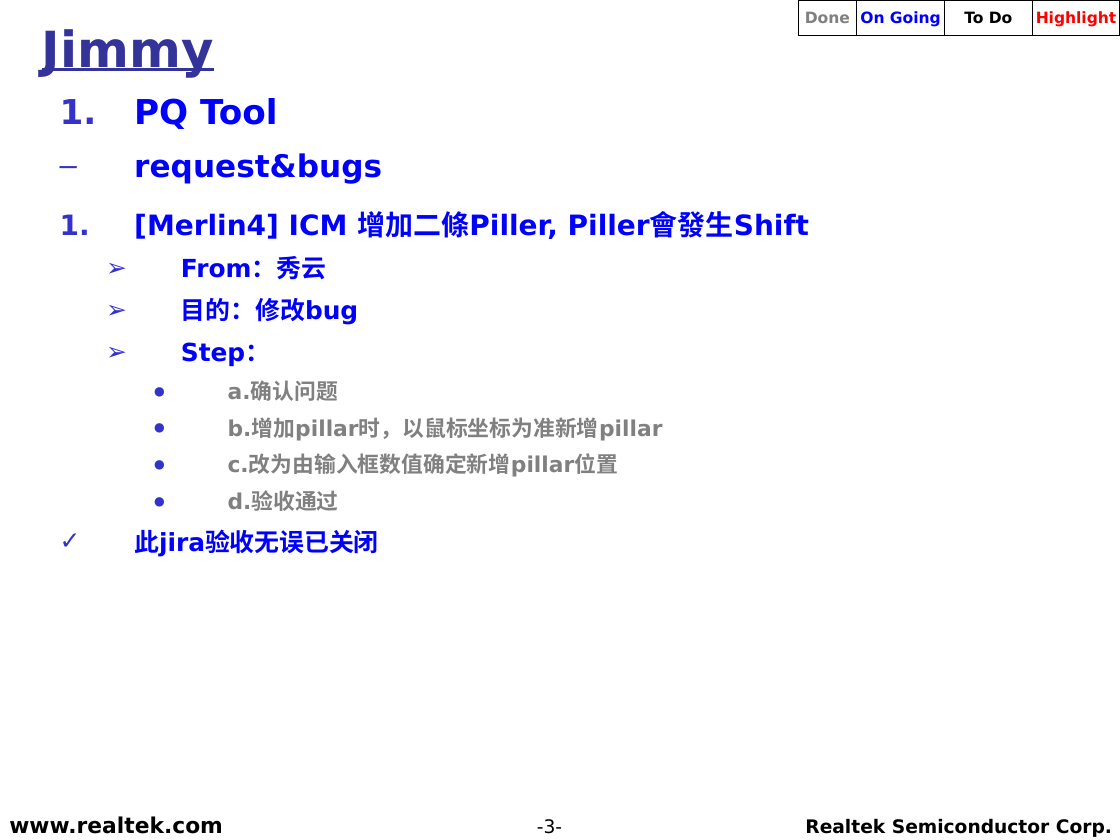
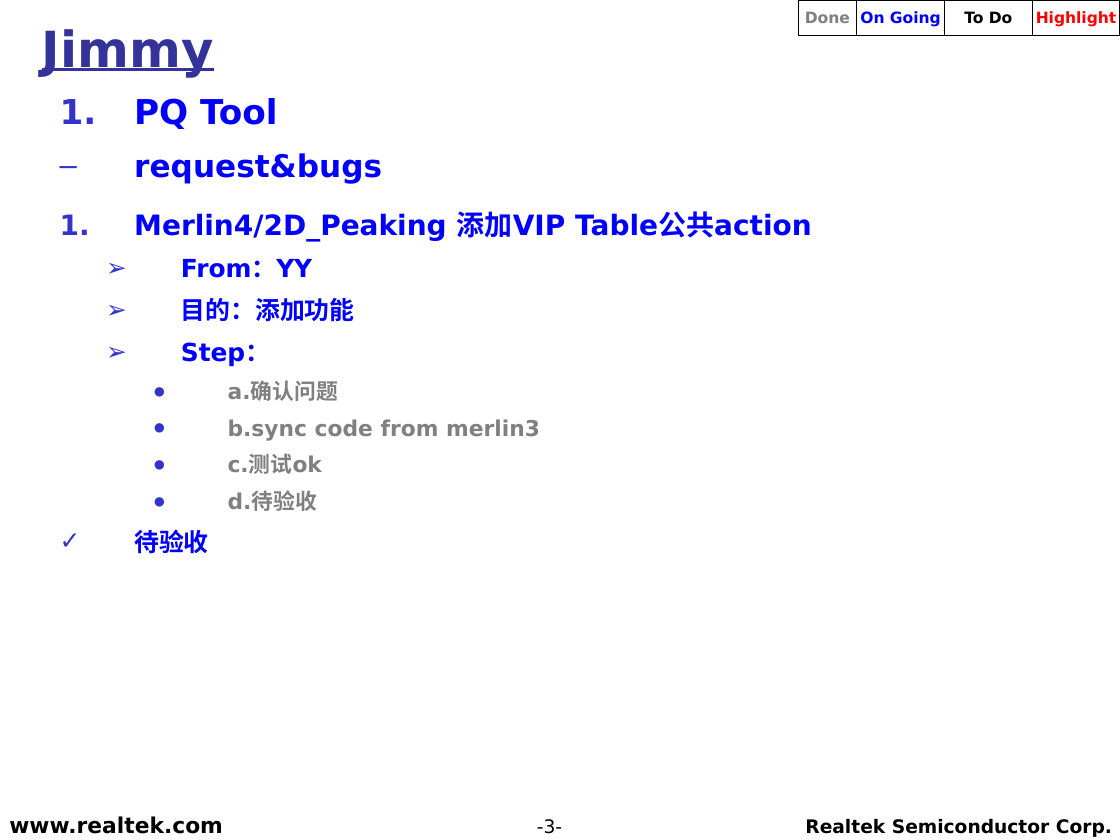
Before and after one commit to weicun581/Weekly_report, a slide deck: slide 3 of 2018年12月/RS_TV_SD_(Jimmy)_20181204.ppt. Drawn at 1120x840 pixels with LibreOffice and Linux fonts; fonts in the diff are those of the drawing; background and template pictures are left out. Boxes give left, top, right and bottom in pixels: in the first picture for what was removed or moved away, otherwise in the second. Text is boxed around its words. In the diff, an @@ line names an element or a change of style, - is before the commit and + after.

```diff
--- a/2018年12月/RS_TV_SD_(Jimmy)_20181204.ppt
+++ b/2018年12月/RS_TV_SD_(Jimmy)_20181204.ppt
@@ text at (134, 211, 812, 322): text changed @@
-1. [Merlin4] ICM 增加二條Piller, Piller會發生Shift
-    ➢ From：秀云
-    ➢ 目的：修改bug
+  1. Merlin4/2D_Peaking 添加VIP Table公共action
+    ➢ From：YY
+    ➢ 目的：添加功能
@@ text at (134, 419, 540, 554): text changed @@
-      ● b.增加pillar时，以鼠标坐标为准新增pillar
-      ● c.改为由输入框数值确定新增pillar位置
-      ● d.验收通过
-  ✓ 此jira验收无误已关闭
+      ● b.sync code from merlin3
+      ● c.测试ok
+      ● d.待验收
+  ✓ 待验收
```
Also in this commit, not shown: 3 other slides changed.
